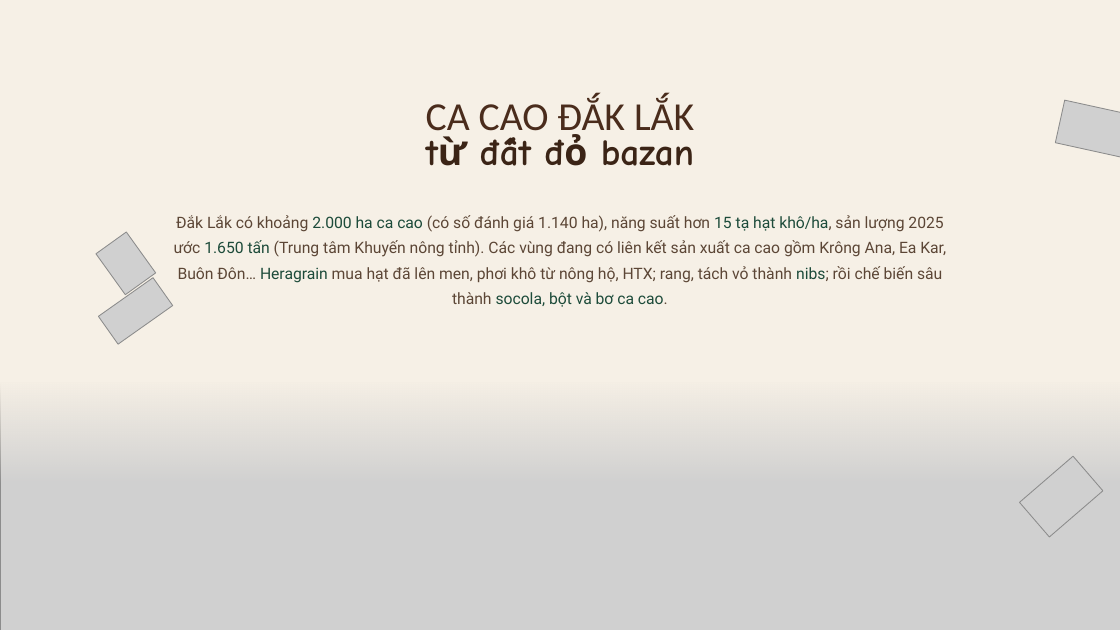
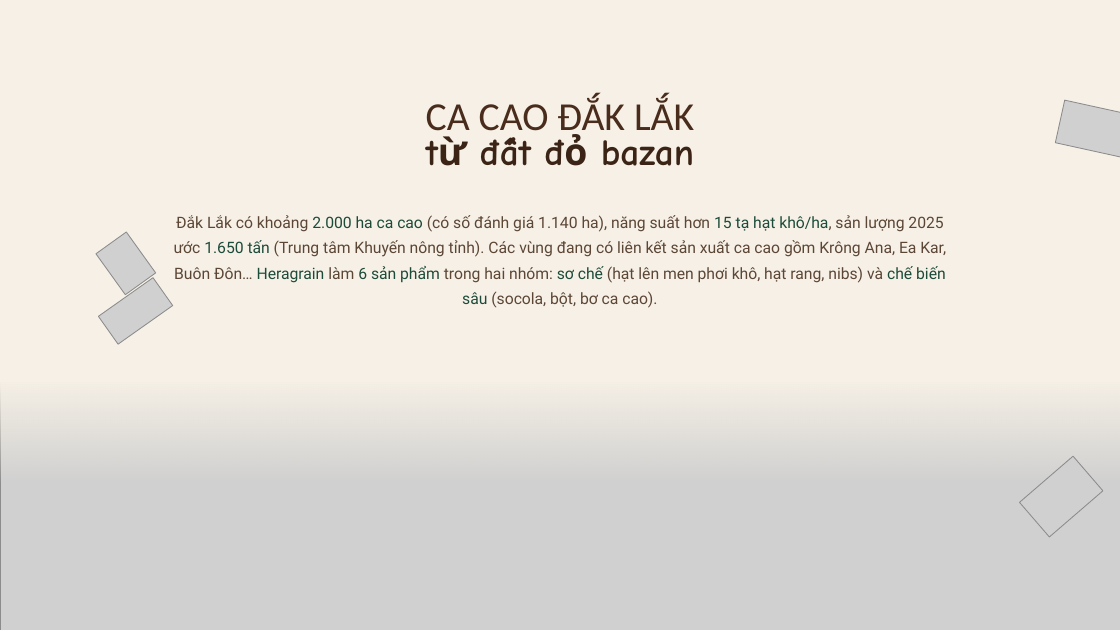
Before and after one commit to dakojsc-maker/ATL--DAKO, a slide deck: slide 2 of heragrain-cacao/1-concept-san-pham/Heragrain-Cacao_5-concept-san-pham.pptx. Drawn at 1120x630 pixels with LibreOffice and Linux fonts; fonts in the diff are those of the drawing; grey boxes stand for pictures; background and template pictures are left out. Boxes give left, top, right and bottom in pixels: in the first picture for what was removed or moved away, otherwise in the second. Text is boxed around its words. In the diff, an @@ line names an element or a change of style, - is before the commit and + after.

```diff
--- a/heragrain-cacao/1-concept-san-pham/Heragrain-Cacao_5-concept-san-pham.pptx
+++ b/heragrain-cacao/1-concept-san-pham/Heragrain-Cacao_5-concept-san-pham.pptx
@@ text at [174, 215, 946, 308]: text changed @@
-Đắk Lắk có khoảng 2.000 ha ca cao (có số đánh giá 1.140 ha), năng suất hơn 15 tạ hạt khô/ha, sản lượng 2025 ước 1.650 tấn (Trung tâm Khuyến nông tỉnh). Các vùng đang có liên kết sản xuất ca cao gồm Krông Ana, Ea Kar, Buôn Đôn… Heragrain mua hạt đã lên men, phơi khô từ nông hộ, HTX; rang, tách vỏ thành nibs; rồi chế biến sâu thành socola, bột và bơ ca cao.
+Đắk Lắk có khoảng 2.000 ha ca cao (có số đánh giá 1.140 ha), năng suất hơn 15 tạ hạt khô/ha, sản lượng 2025 ước 1.650 tấn (Trung tâm Khuyến nông tỉnh). Các vùng đang có liên kết sản xuất ca cao gồm Krông Ana, Ea Kar, Buôn Đôn… Heragrain làm 6 sản phẩm trong hai nhóm: sơ chế (hạt lên men phơi khô, hạt rang, nibs) và chế biến sâu (socola, bột, bơ ca cao).
```
Also in this commit, not shown: 22 other slides changed, 3 slides added, 3 slides removed, 16 other files.
